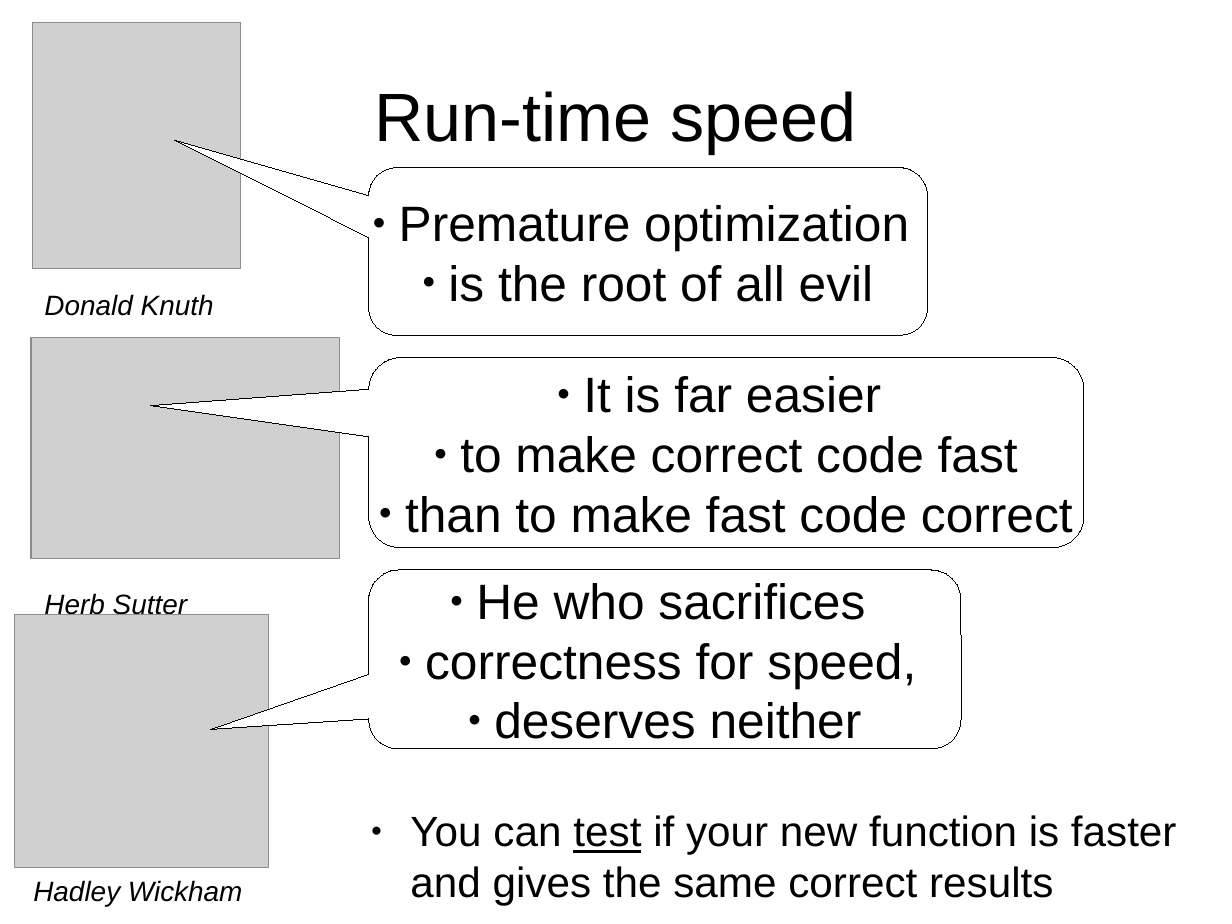
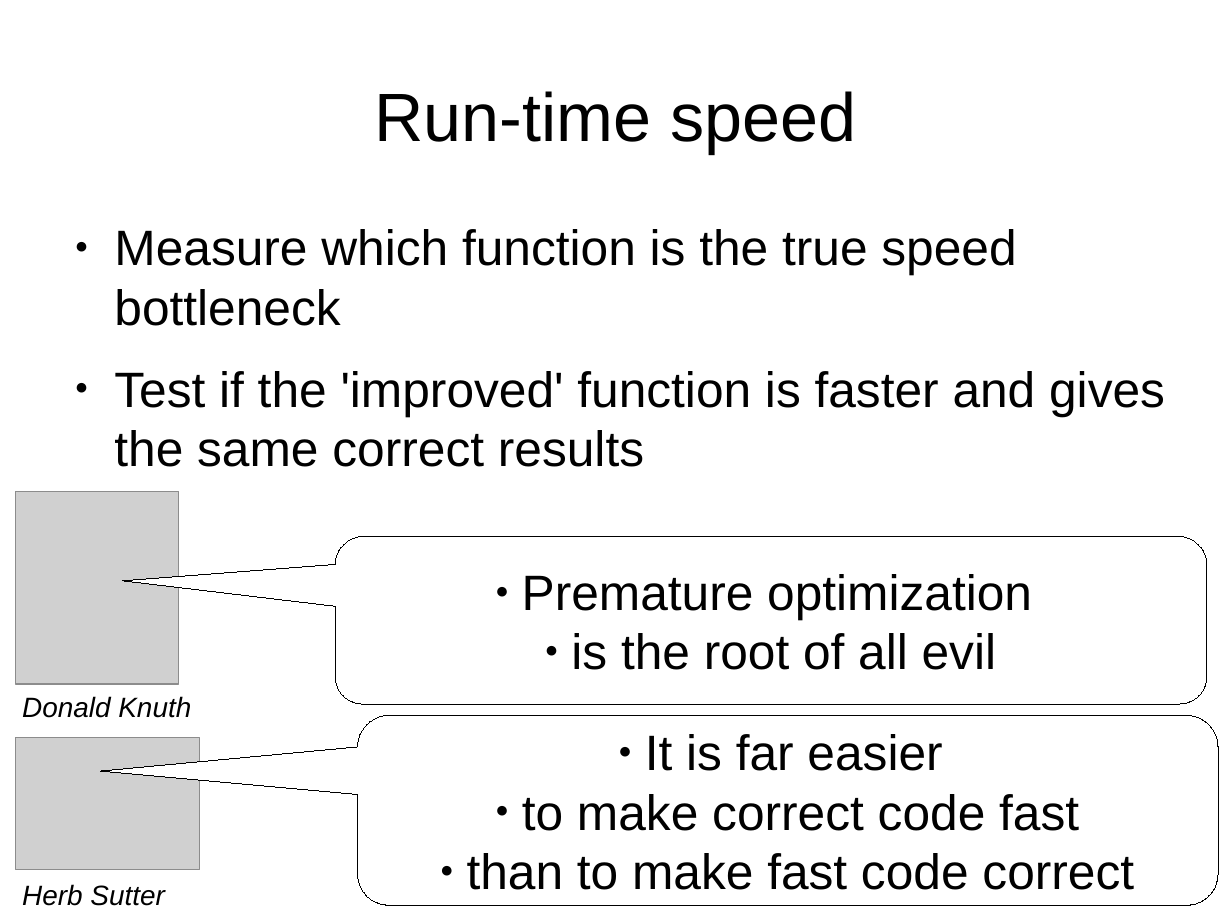
Before and after one commit to richelbilderbeek/PresentationsAboutR, a slide deck: slide 28 of TestDrivenDevelopment/TestDrivenDevelopment.odp (slide 19 before the commit). Drawn at 1232x924 pixels with LibreOffice and Linux fonts; fonts in the diff are those of the drawing; grey boxes stand for pictures. Boxes give left, top, right and bottom in pixels: in the first picture for what was removed or moved away, otherwise in the second. Text is boxed around its words. In the diff, an @@ line names an element or a change of style, - is before the commit and + after.

Commit message:
Finished presentation

```diff
--- a/TestDrivenDevelopment/TestDrivenDevelopment.odp
+++ b/TestDrivenDevelopment/TestDrivenDevelopment.odp
@@ picture removed at <box>32,22,240,268</box> @@
@@ text at <box>114,229,1165,467</box>: text changed; size 27.2 to 32 pt @@
-● You can test if your new function is faster and gives the same correct results
+● Measure which function is the true speed bottleneck
+● Test if the 'improved' function is faster and gives the same correct results
@@ picture: place and size @@
-picture at <box>31,338,340,559</box>
+picture at <box>16,491,179,684</box>
@@ rounded speech box "Premature optimization": place and size @@
-rounded speech box "Premature optimization" at <box>369,168,928,335</box>
+rounded speech box "Premature optimization" at <box>335,537,1207,704</box>
@@ rounded speech box "Premature optimization" at <box>335,537,1207,704</box>: proportions changed @@
@@ rounded speech box removed at <box>369,570,961,749</box> @@
-● He who sacrifices
-● correctness for speed,
-● deserves neither
@@ text "Donald Knuth": place and size @@
-text "Donald Knuth" at <box>44,294,214,316</box>
+text "Donald Knuth" at <box>22,696,191,718</box>
@@ rounded speech box "It is far easier" at <box>358,715,1219,906</box>: proportions changed @@
@@ rounded speech box "It is far easier": place and size @@
-rounded speech box "It is far easier" at <box>369,358,1084,548</box>
+rounded speech box "It is far easier" at <box>358,715,1219,906</box>
@@ picture: place and size @@
-picture at <box>15,615,268,869</box>
+picture at <box>16,738,200,870</box>
@@ text "Herb Sutter" rewrapped from <box>44,593,188,619</box> to <box>22,884,165,906</box> @@
@@ text removed at <box>33,880,243,906</box> @@
-Hadley Wickham
```
Also in this commit, not shown: 16 other slides changed, 11 slides added, 3 slides removed, 3 other files.
